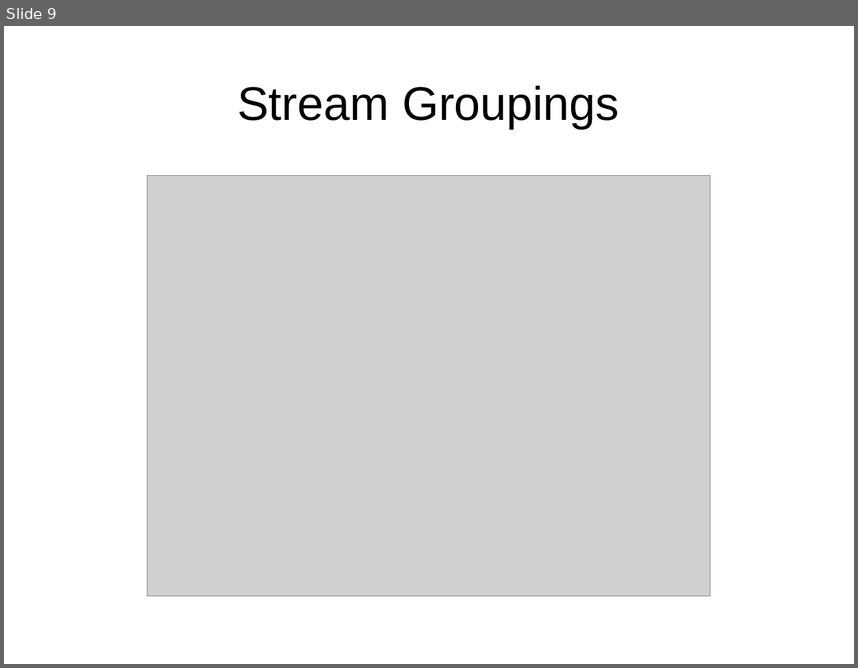
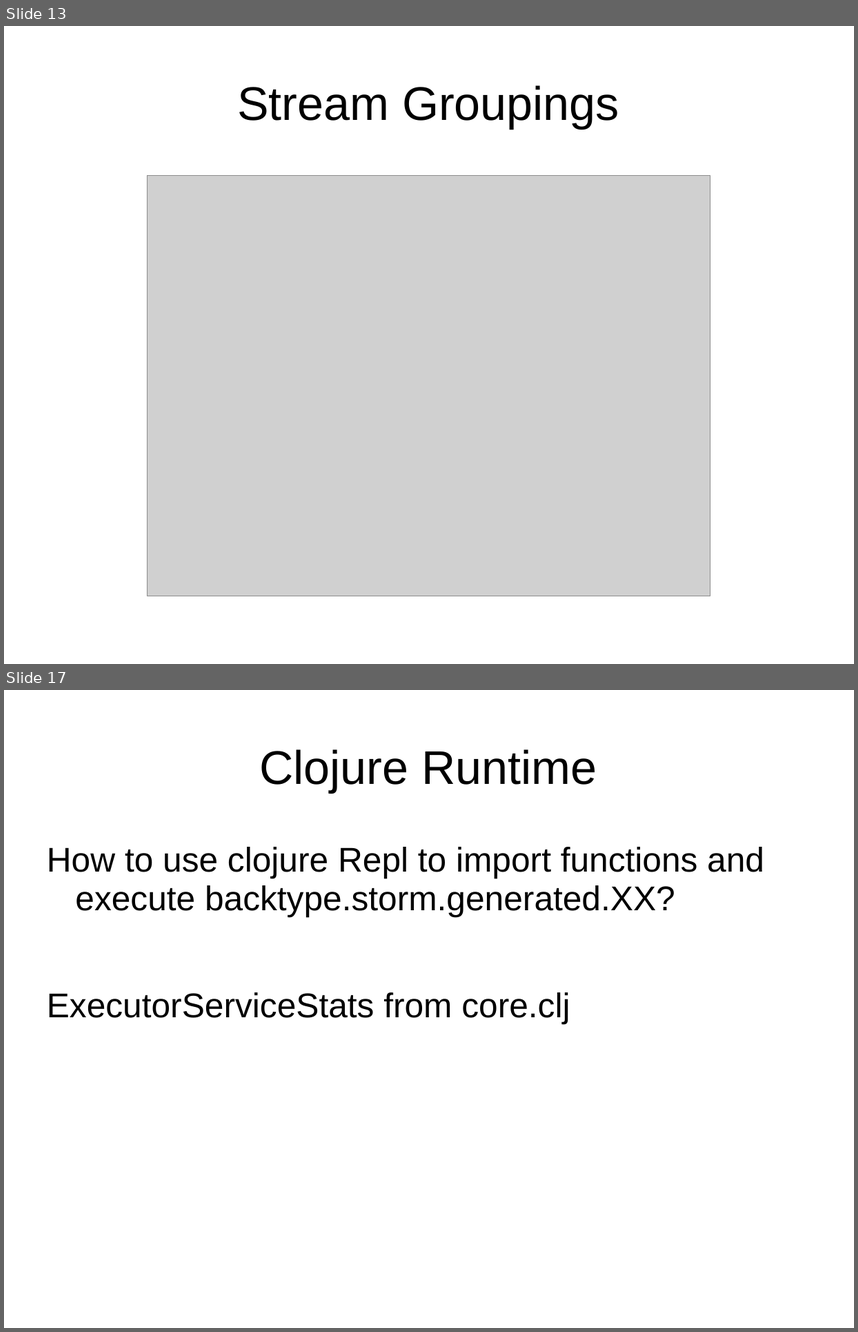
Before and after one commit to dougc333/storm, a slide deck: Storm.ppt. Shown one above the other, each under a label of ours: slide 9 before the commit, slides 13 and 17 after it; the slides between them are not shown. The pictures are 858x668 and 858x1332 pixels, drawn with LibreOffice and Linux fonts; fonts in the diff are those of the drawing; grey boxes stand for pictures. Boxes give left, top, right and bottom in pixels: in the first picture for what was removed or moved away, otherwise in the second. Text is boxed around its words. In the diff, an @@ line names an element or a change of style, - is before the commit and + after.

```diff
--- a/Storm.ppt
+++ b/Storm.ppt
@@ slide 17 added at (4,690,854,1328), background #FFFFFF @@
@@ title added at (259,749,597,793), 44 pt, text #000000 @@
+Clojure Runtime
@@ text added at (47,847,764,1023), 32 pt, text #000000 @@
+How to use clojure Repl to import functions and execute backtype.storm.generated.XX?
+ExecutorServiceStats from core.clj
@@ what was slide 9 is now slide 13 @@
```
Also in this commit, not shown: 7 slides changed, 7 other slides added, 1 slide removed, 10 other files.
